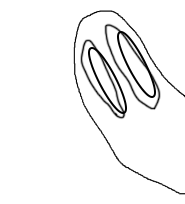
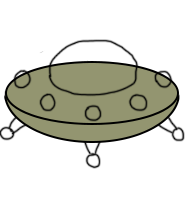
Two versions of the same layered image (185×204). Layer-by-layer changes:
added group "FlyingSaucer" with 6 layers in group "Enemies" over [0, 39, 185, 169]
added layer "BodyForward" in group "FlyingSaucer" over [13, 39, 173, 122]
added layer "Body" (2nd of 4, in "Enemies" › "FlyingSaucer") in group "FlyingSaucer" over [5, 61, 179, 125]
added layer "BodyBackEdit" in group "FlyingSaucer" over [4, 50, 180, 143]
added layer "Chassis" in group "FlyingSaucer" over [0, 114, 185, 169]
hid group "InkBlot" (4 layers) over [73, 10, 185, 195]
